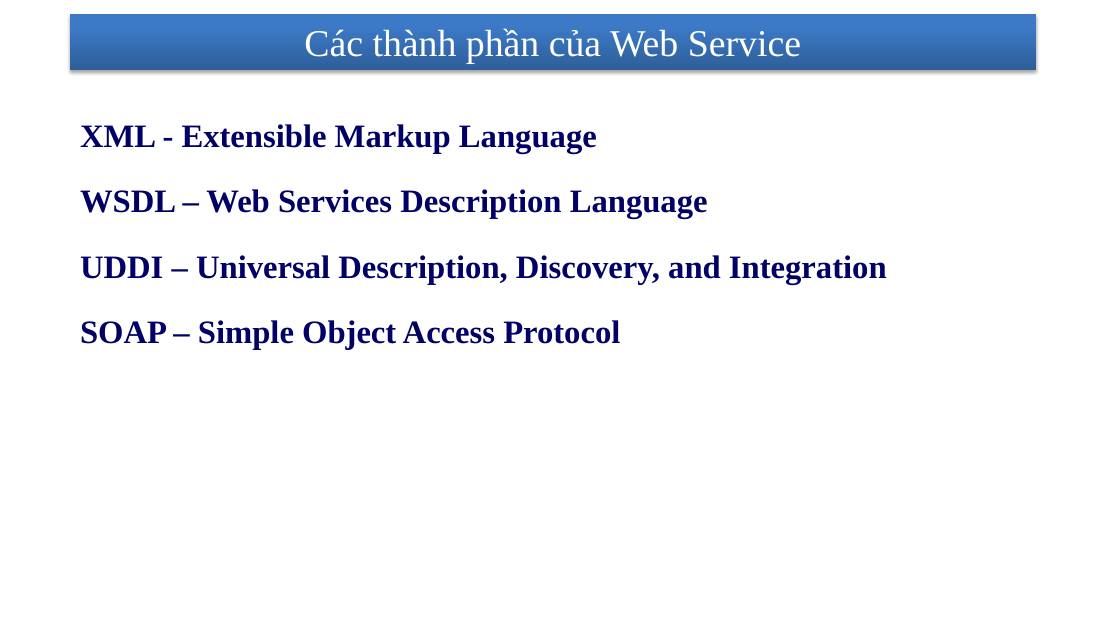
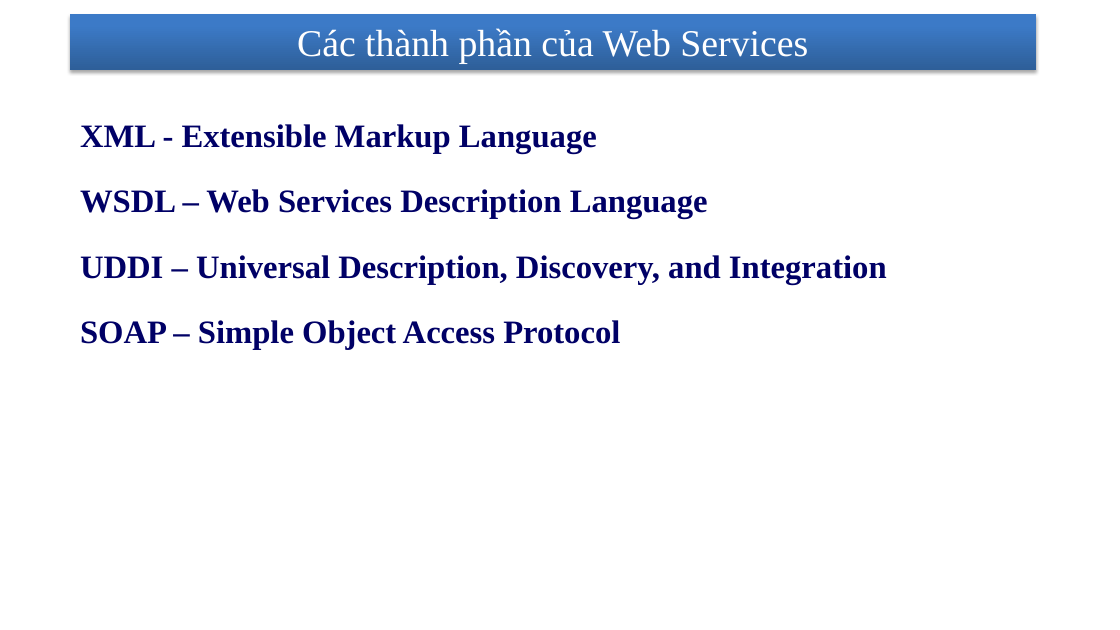
Before and after one commit to nhanhnt/LUANVAN, a slide deck: slide 8 of WORD/luanvan_nhanhnt_ver4.pptx. Drawn at 1120x630 pixels with LibreOffice and Linux fonts; fonts in the diff are those of the drawing; background and template pictures are left out. Boxes give left, top, right and bottom in pixels: in the first picture for what was removed or moved away, otherwise in the second. Text is boxed around its words. In the diff, an @@ line names an element or a change of style, - is before the commit and + after.

```diff
--- a/WORD/luanvan_nhanhnt_ver4.pptx
+++ b/WORD/luanvan_nhanhnt_ver4.pptx
@@ title at <box>297,28,808,64</box>: text changed @@
-Các thành phần của Web Service
+Các thành phần của Web Services
```
Also in this commit, not shown: 7 other slides changed, 3 slides removed, 9 other files.
